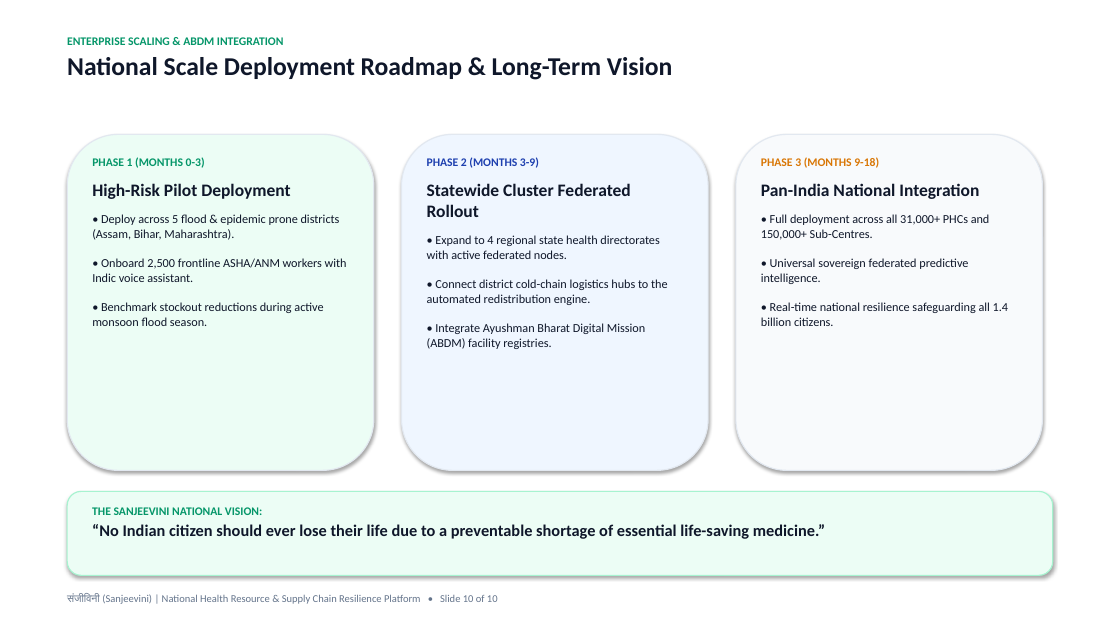
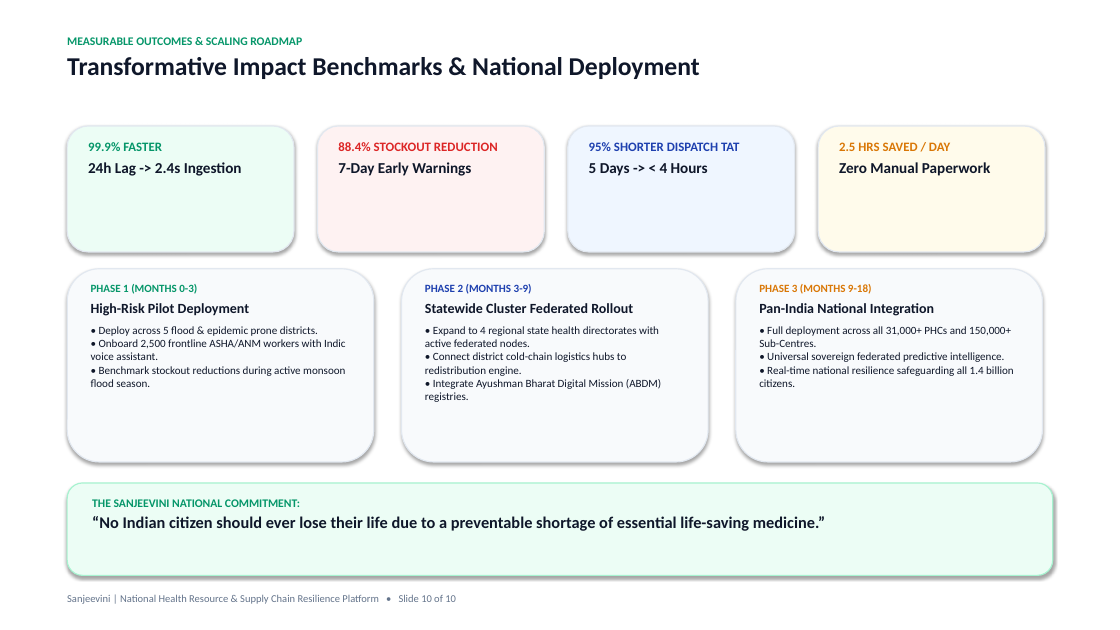
Before and after one commit to chiraghs/Sanjeevini, a slide deck: slide 10 of Pitch-DECK/Sanjeevini-Pitch-Deck.pptx. Drawn at 1120x630 pixels with LibreOffice and Linux fonts; fonts in the diff are those of the drawing. Boxes give left, top, right and bottom in pixels: in the first picture for what was removed or moved away, otherwise in the second. Text is boxed around its words. In the diff, an @@ line names an element or a change of style, - is before the commit and + after.

Commit message:
docs(pitch-deck): remove Devanagari Hindi text and integrate 5-tier System Architecture from README into 10-slide deck

```diff
--- a/Pitch-DECK/Sanjeevini-Pitch-Deck.pptx
+++ b/Pitch-DECK/Sanjeevini-Pitch-Deck.pptx
@@ text at (67, 37, 700, 79): text changed @@
-ENTERPRISE SCALING & ABDM INTEGRATION
-National Scale Deployment Roadmap & Long-Term Vision
+MEASURABLE OUTCOMES & SCALING ROADMAP
+Transformative Impact Benchmarks & National Deployment
@@ rounded rectangle: place and size @@
-rounded rectangle at (67, 134, 374, 471)
+rounded rectangle at (67, 126, 294, 252)
@@ text added at (88, 142, 242, 176), 13 pt, text #0F172A, bold @@
+99.9% FASTER
+24h Lag -> 2.4s Ingestion
@@ rounded rectangle: place and size @@
-rounded rectangle at (402, 134, 708, 471)
+rounded rectangle at (318, 126, 544, 252)
@@ rounded rectangle at (318, 126, 544, 252): fill #EFF6FF to #FEF2F2 @@
@@ text added at (338, 142, 498, 176), 11 pt, text #DC2626, bold @@
+88.4% STOCKOUT REDUCTION
+7-Day Early Warnings
@@ rounded rectangle added at (568, 126, 795, 252), fill #EFF6FF, outline #E2E8F0 1 pt @@
@@ text added at (589, 142, 740, 176), 11 pt, text #1E40AF, bold @@
+95% SHORTER DISPATCH TAT
+5 Days -> < 4 Hours
@@ rounded rectangle added at (818, 126, 1045, 252), fill #FFFBEB, outline #E2E8F0 1 pt @@
@@ text added at (839, 142, 990, 176), 13 pt, text #0F172A, bold @@
+2.5 HRS SAVED / DAY
+Zero Manual Paperwork
@@ rounded rectangle added at (67, 269, 374, 462), fill #F8FAFC, outline #E2E8F0 1 pt @@
@@ rounded rectangle added at (402, 269, 708, 462), fill #F8FAFC, outline #E2E8F0 1 pt @@
@@ rounded rectangle: place and size @@
-rounded rectangle at (736, 134, 1043, 471)
+rounded rectangle at (736, 269, 1043, 462)
@@ text "PHASE 1 (MONTHS 0-3)": place and size @@
-text "PHASE 1 (MONTHS 0-3)" at (92, 157, 347, 326)
+text "PHASE 1 (MONTHS 0-3)" at (91, 284, 346, 387)
@@ text at (91, 284, 249, 316): size 10 to 9.5 pt in "PHASE 1 (MONTHS 0-3)"; size 15 to 12 pt in "High-Risk Pilot Deployment"; less space between paragraphs @@
@@ text "PHASE 2 (MONTHS 3-9)": place and size @@
-text "PHASE 2 (MONTHS 3-9)" at (427, 157, 668, 349)
+text "PHASE 2 (MONTHS 3-9)" at (425, 284, 661, 402)
@@ text at (425, 284, 633, 313): size 10 to 9.5 pt in "PHASE 2 (MONTHS 3-9)"; size 15 to 12 pt in "Statewide Cluster Federated Rollout"; less space between paragraphs @@
@@ text "PHASE 3 (MONTHS 9-18)": place and size @@
-text "PHASE 3 (MONTHS 9-18)" at (761, 157, 1008, 326)
+text "PHASE 3 (MONTHS 9-18)" at (759, 284, 1014, 387)
@@ text "PHASE 3 (MONTHS 9-18)" at (759, 284, 1014, 387): size 10 to 9.5 pt in "PHASE 3 (MONTHS 9-18)"; size 15 to 12 pt in "Pan-India National Integration"; size 10.5 to 9.5 pt in "• Full deployment across all 31,000+ PHCs ..."; less space between paragraphs @@
@@ text at (91, 326, 346, 387): text changed; size 10.5 to 9.5 pt @@
-• Deploy across 5 flood & epidemic prone districts (Assam, Bihar, Maharashtra).
-• Onboard 2,500 frontline ASHA/ANM workers with Indic voice assistant.
-• Benchmark stockout reductions during active monsoon flood season.
+• Deploy across 5 flood & epidemic prone districts.
+• Onboard 2,500 frontline ASHA/ANM workers with Indic voice assistant.
+• Benchmark stockout reductions during active monsoon flood season.
@@ text at (425, 326, 661, 402): text changed; size 10.5 to 9.5 pt @@
-• Expand to 4 regional state health directorates with active federated nodes.
-• Connect district cold-chain logistics hubs to the automated redistribution engine.
-• Integrate Ayushman Bharat Digital Mission (ABDM) facility registries.
+• Expand to 4 regional state health directorates with active federated nodes.
+• Connect district cold-chain logistics hubs to redistribution engine.
+• Integrate Ayushman Bharat Digital Mission (ABDM) registries.
@@ rounded rectangle: place and size @@
-rounded rectangle at (67, 492, 1053, 576)
+rounded rectangle at (67, 483, 1053, 576)
@@ text "THE SANJEEVINI NATIONAL COMMITMENT:": place and size @@
-text "THE SANJEEVINI NATIONAL COMMITMENT:" at (92, 507, 825, 539)
+text "THE SANJEEVINI NATIONAL COMMITMENT:" at (92, 499, 825, 531)
@@ text at (92, 499, 300, 507): text changed @@
-THE SANJEEVINI NATIONAL VISION:
+THE SANJEEVINI NATIONAL COMMITMENT:
@@ text at (67, 594, 456, 604): text changed @@
-संजीविनी (Sanjeevini) | National Health Resource & Supply Chain Resilience Platform • Slide 10 of 10
+Sanjeevini | National Health Resource & Supply Chain Resilience Platform • Slide 10 of 10
```
Also in this commit, not shown: 8 other slides changed, 1 slide added, 1 slide removed, 2 other files.
